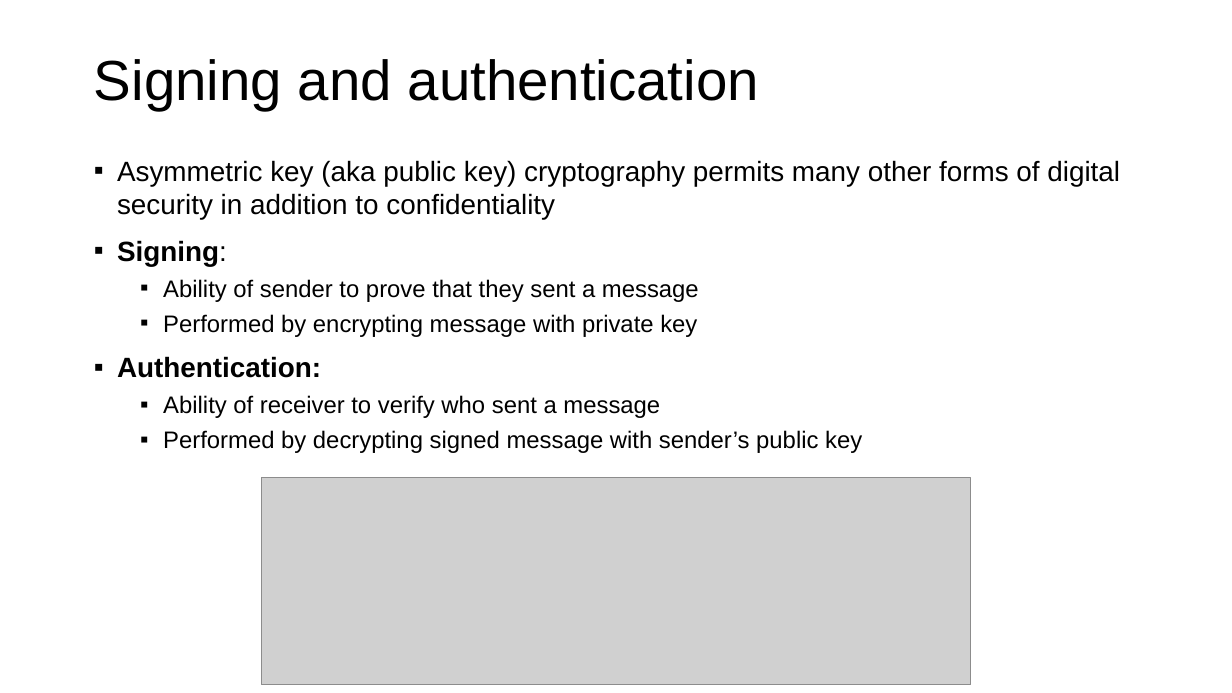
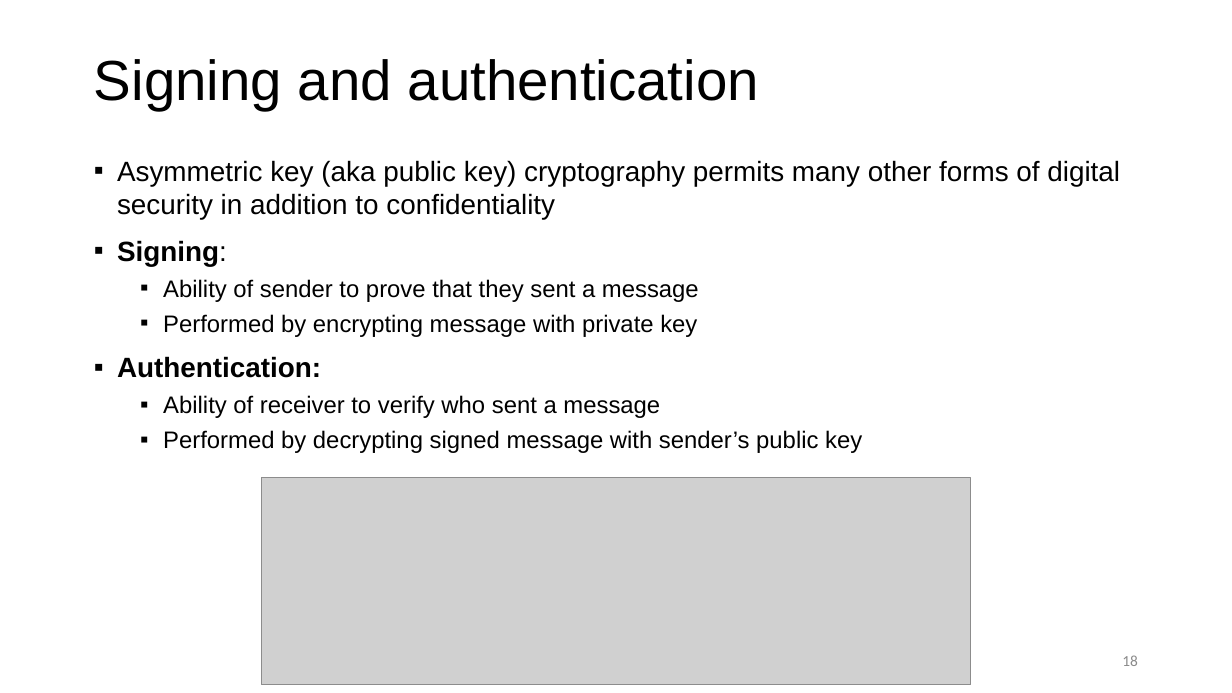
Before and after one commit to sarttiso/digital-security, a slide deck: slide 18 of digital_security_strikeU.pptx (slide 15 before the commit). Drawn at 1232x693 pixels with LibreOffice and Linux fonts; fonts in the diff are those of the drawing; grey boxes stand for pictures. Boxes give left, top, right and bottom in pixels: in the first picture for what was removed or moved away, otherwise in the second. Text is boxed around its words. In the diff, an @@ line names an element or a change of style, - is before the commit and + after.

```diff
--- a/digital_security_strikeU.pptx
+++ b/digital_security_strikeU.pptx
@@ page number added at box(1122, 655, 1138, 666), 12 pt, text #8C8C8C @@
+18
```
Also in this commit, not shown: 17 other slides changed, 11 slides added, 1 slide removed, 8 other files.
